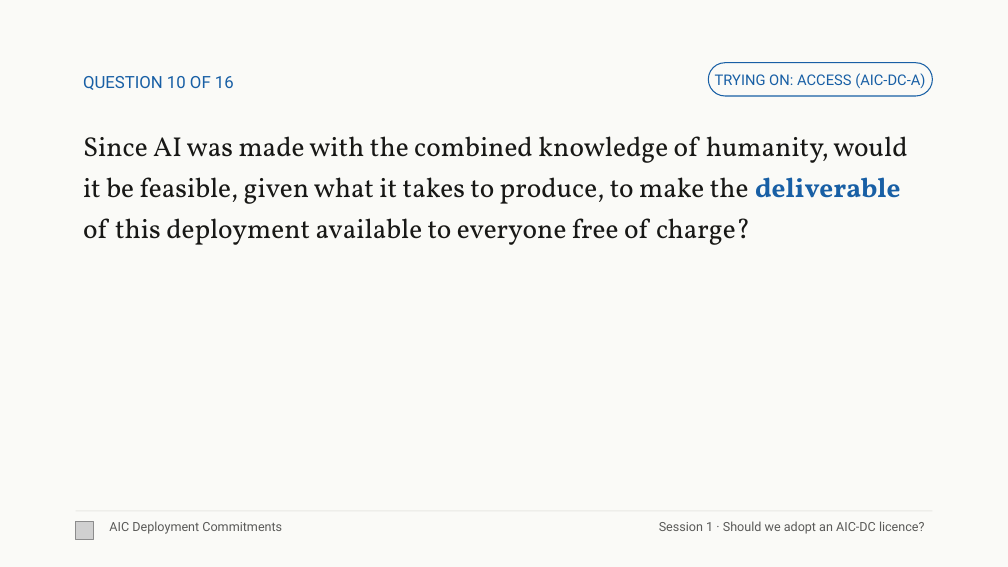
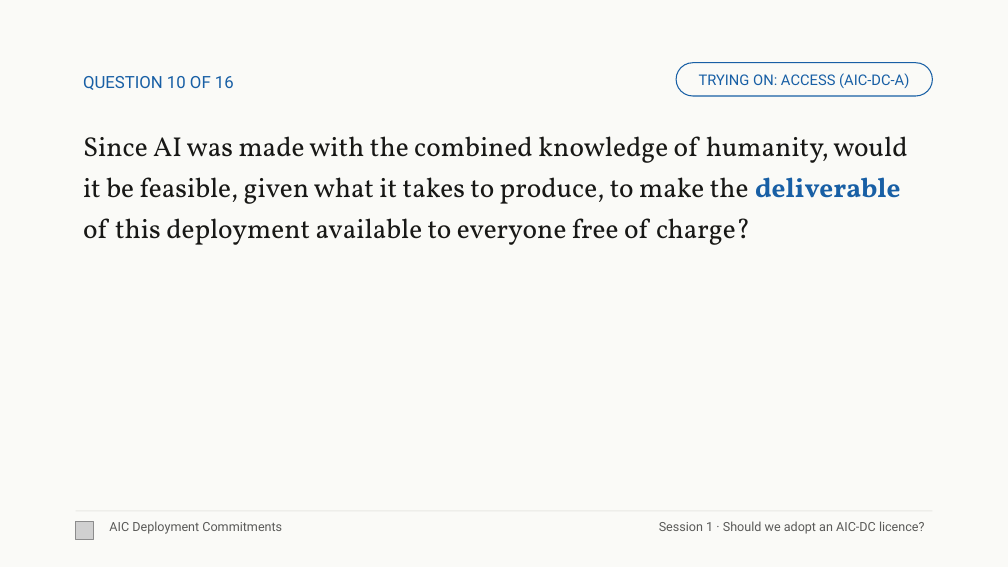
Before and after one commit to emlenartowicz/aic-dc-decks, a slide deck: slide 19 of session-1/session-1.pptx. Drawn at 1008x567 pixels with LibreOffice and Linux fonts; fonts in the diff are those of the drawing; grey boxes stand for pictures. Boxes give left, top, right and bottom in pixels: in the first picture for what was removed or moved away, otherwise in the second. Text is boxed around its words. In the diff, an @@ line names an element or a change of style, - is before the commit and + after.

```diff
--- a/session-1/session-1.pptx
+++ b/session-1/session-1.pptx
@@ rounded rectangle "TRYING ON: ACCESS (AIC-DC-A)": place and size @@
-rounded rectangle "TRYING ON: ACCESS (AIC-DC-A)" at bbox=[709, 63, 932, 96]
+rounded rectangle "TRYING ON: ACCESS (AIC-DC-A)" at bbox=[676, 63, 932, 96]
```
Also in this commit, not shown: 5 other slides changed, 3 other files.
